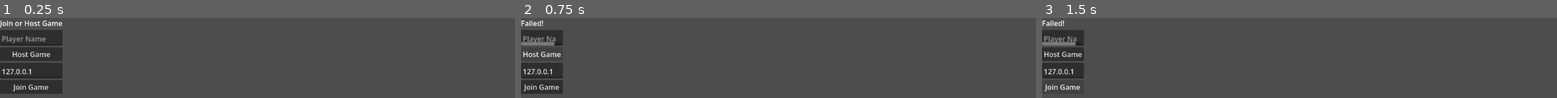
Above: before the commit, frames 1-3 (left to right).
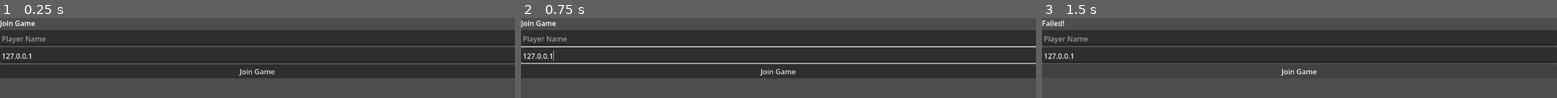
Above: after the commit, the same moments.

Repository: eikap/ggj-2026
Game: Godot game, scene res://Scenes/NetworkTest/LobbyTest.tscn
Two runs of this game, one before a commit and one after it. Both use one fixed random seed, a clock stepped at 60 frames per second and the inputs below. The project has no main scene, so this scene is started directly.
Inputs (mouse positions are in pixels of both pictures, inside the frame that each line leads up to):
- Up to frame 1 (0.25 s): no input
- Up to frame 2 (0.75 s): click (551, 54) at 0.5 s, where only the run before the commit has a clickable "Host Game"
- Up to frame 3 (1.5 s): click "Join Game" at 1.25 s

The runs differ from the first frame. In frame 1, 52% of the frame differs, in the area x 0-100%, y 3-95%; in frame 2, 56%; in frame 3, 37%.

Commit message:
Network works!

Diff:
--- a/Scenes/NetworkTest/LobbyTest.tscn
+++ b/Scenes/NetworkTest/LobbyTest.tscn
@@ -9,21 +9,22 @@
 playerNameInput = NodePath("VBoxContainer/PlayerName")
 
 [node name="VBoxContainer" type="VBoxContainer" parent="." unique_id=1962825021]
-offset_right = 40.0
-offset_bottom = 40.0
+anchors_preset = 15
+anchor_right = 1.0
+anchor_bottom = 1.0
+grow_horizontal = 2
+grow_vertical = 2
+size_flags_horizontal = 3
+size_flags_vertical = 3
 
 [node name="Label" type="Label" parent="VBoxContainer" unique_id=1001263600]
 layout_mode = 2
-text = "Join or Host Game"
+text = "Join Game"
 
 [node name="PlayerName" type="TextEdit" parent="VBoxContainer" unique_id=1304615565]
 custom_minimum_size = Vector2(0, 35)
 layout_mode = 2
 placeholder_text = "Player Name"
-
-[node name="Button" type="Button" parent="VBoxContainer" unique_id=938463413]
-layout_mode = 2
-text = "Host Game"
 
 [node name="IP" type="TextEdit" parent="VBoxContainer" unique_id=1231275400]
 custom_minimum_size = Vector2(0, 35)
@@ -34,5 +35,4 @@
 layout_mode = 2
 text = "Join Game"
 
-[connection signal="pressed" from="VBoxContainer/Button" to="." method="on_host_clicked"]
 [connection signal="pressed" from="VBoxContainer/Button2" to="." method="on_join_clicked"]
--- a/Scripts/network.gd
+++ b/Scripts/network.gd
@@ -83,7 +83,8 @@
 # When a peer connects, send them my player info.
 # This allows transfer of all desired data for each player, not only the unique ID.
 func _on_player_connected(id):
-	_register_player.rpc_id(id, player_info)
+	if !OS.has_feature("dedicated_server"):
+		_register_player.rpc_id(id, player_info)
 
 
 @rpc("any_peer", "reliable")
@@ -99,6 +100,7 @@
 
 
 func _on_connected_ok():
+	print("Connected OK!")
 	var peer_id = multiplayer.get_unique_id()
 	players[peer_id] = player_info
 	player_connected.emit(peer_id, player_info)
